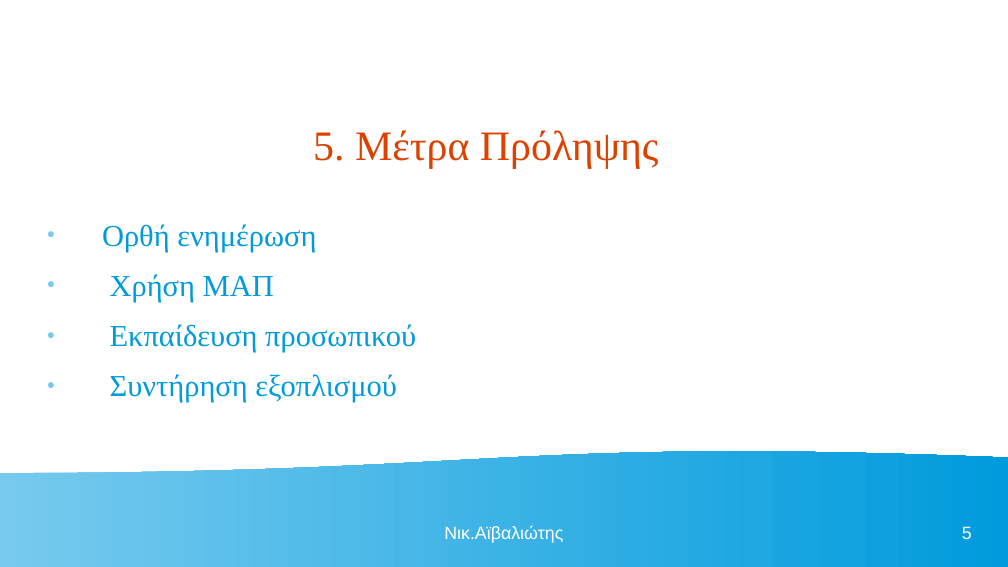
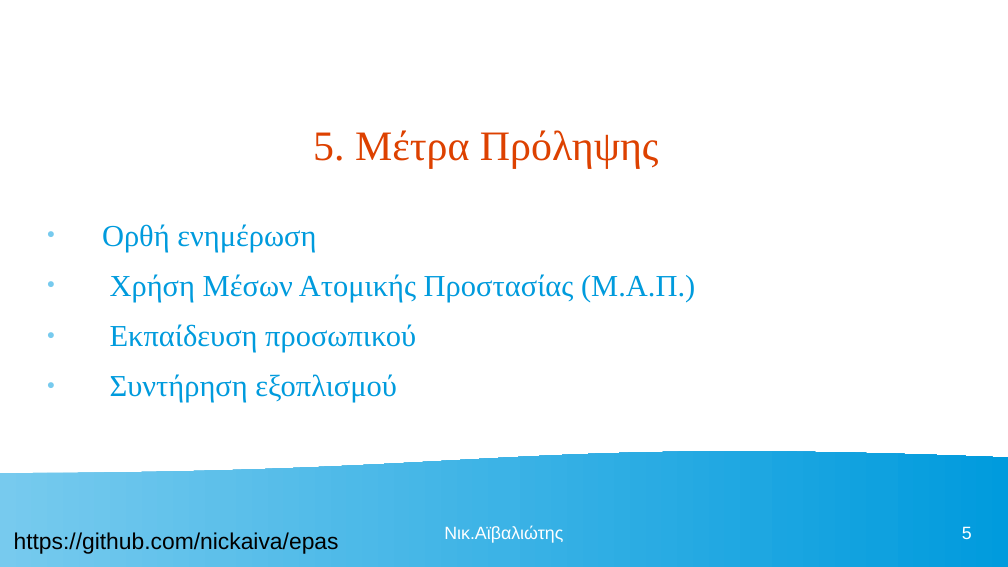
Before and after one commit to nickaiva/epas, a slide deck: slide 5 of ΠΕΡΙΒΑΛΛΟΝ ΕΡΓΑΣΙΑΣ.odp. Drawn at 1008x567 pixels with LibreOffice and Linux fonts; fonts in the diff are those of the drawing. Boxes give left, top, right and bottom in pixels: in the first picture for what was removed or moved away, otherwise in the second. Text is boxed around its words. In the diff, an @@ line names an element or a change of style, - is before the commit and + after.

```diff
--- a/ΠΕΡΙΒΑΛΛΟΝ ΕΡΓΑΣΙΑΣ.odp
+++ b/ΠΕΡΙΒΑΛΛΟΝ ΕΡΓΑΣΙΑΣ.odp
@@ text at <box>110,274,695,302</box>: text changed @@
-● Χρήση ΜΑΠ
+● Χρήση Μέσων Ατομικής Προστασίας (Μ.Α.Π.)
@@ text added at <box>14,532,339,554</box>, 18 pt, text #000000 @@
+https://github.com/nickaiva/epas
```
Also in this commit, not shown: 47 other slides changed.
